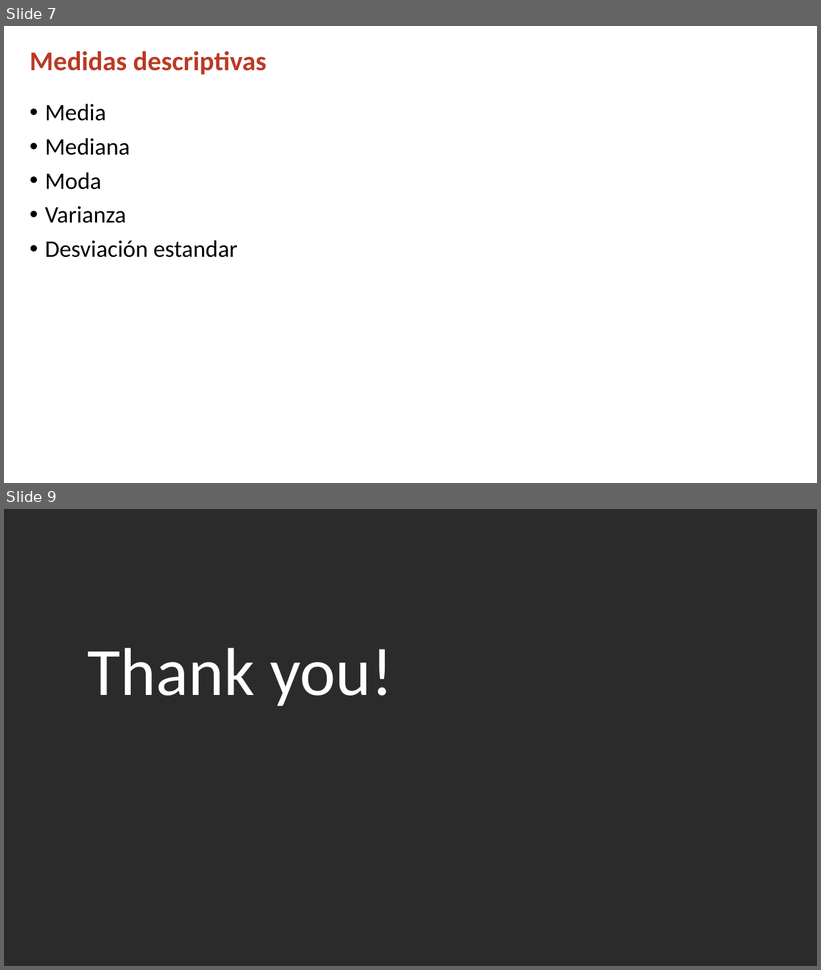
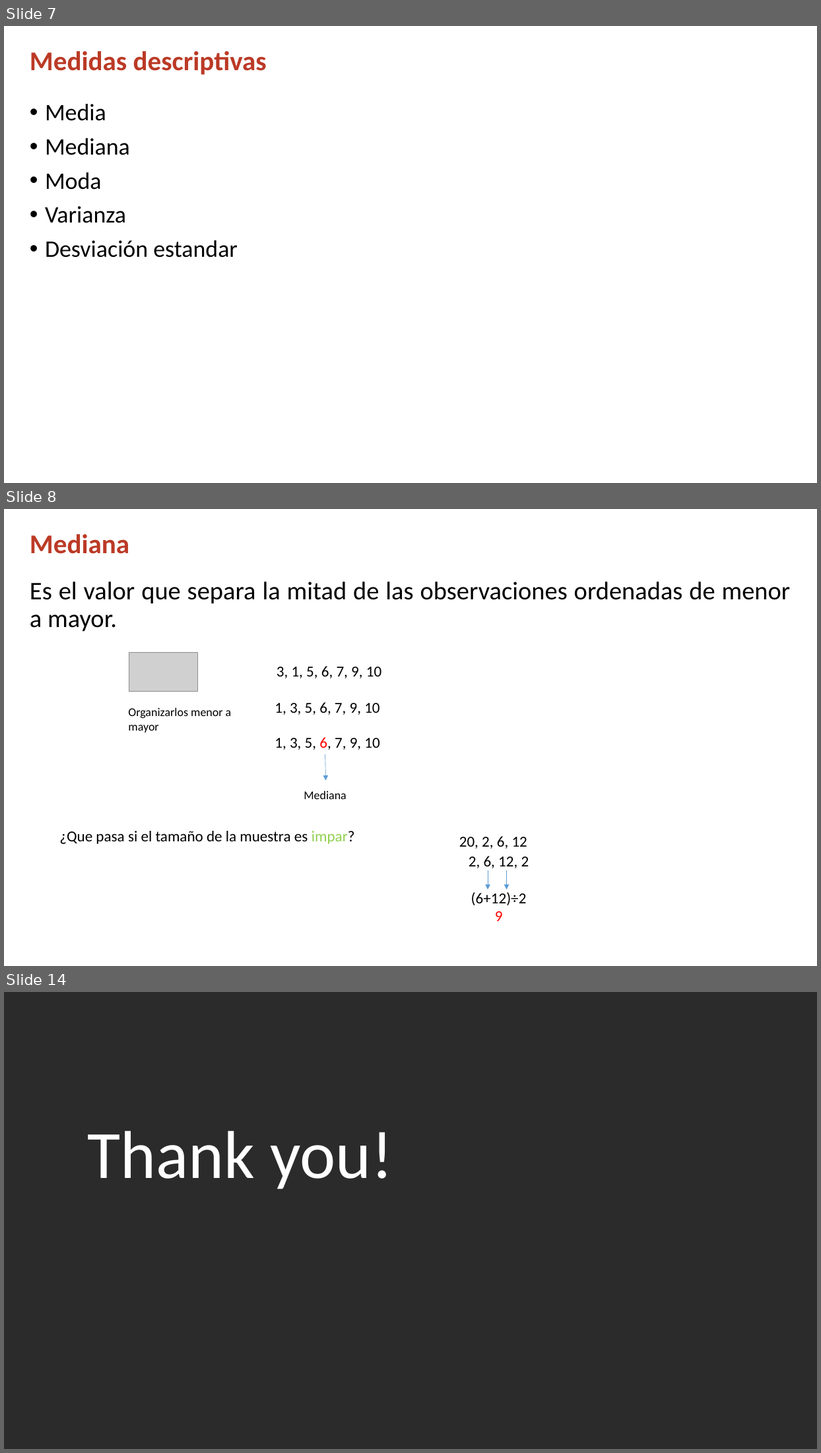
Before and after one commit to j-river1/taller_honduras, a slide deck: DIA_1/Medidas_descriptivas.pptx. Shown one above the other, each under a label of ours: slides 7 and 9 before the commit, slides 7, 8 and 14 after it; the slides between them are not shown. The pictures are 821x970 and 821x1453 pixels, drawn with LibreOffice and Linux fonts; fonts in the diff are those of the drawing; grey boxes stand for pictures; background and template pictures are left out; a plain dark background stands for a picture behind light text. Boxes give left, top, right and bottom in pixels: in the first picture for what was removed or moved away, otherwise in the second. Text is boxed around its words. In the diff, an @@ line names an element or a change of style, - is before the commit and + after.

```diff
--- a/DIA_1/Medidas_descriptivas.pptx
+++ b/DIA_1/Medidas_descriptivas.pptx
@@ slide 8 added at (4, 509, 817, 966), background #FFFFFF @@
@@ title added at (30, 534, 129, 554), 32 pt, text #BB3A26, bold @@
+Mediana
@@ text added at (30, 582, 791, 632), 30 pt, text #000000 @@
+Es el valor que separa la mitad de las observaciones ordenadas de menor a mayor.
@@ picture added at (129, 652, 198, 692) @@
@@ text added at (277, 666, 382, 679), 18 pt, text #000000 @@
+3, 1, 5, 6, 7, 9, 10
@@ text added at (275, 702, 380, 715), 18 pt, text #000000 @@
+1, 3, 5, 6, 7, 9, 10
@@ text added at (128, 708, 232, 733), 14 pt, text #000000 @@
+Organizarlos menor a mayor
@@ text added at (275, 737, 380, 750), 18 pt, text #000000 @@
+1, 3, 5, 6, 7, 9, 10
@@ arrow added from (325, 755) to (326, 780), #5B9BD5 0.5 pt @@
@@ text added at (304, 791, 347, 799), 14 pt, text #000000 @@
+Mediana
@@ text added at (59, 831, 355, 844), 18 pt, text #000000 @@
+¿Que pasa si el tamaño de la muestra es impar?
@@ text added at (459, 836, 527, 849), 18 pt, text #000000 @@
+20, 2, 6, 12
@@ rectangle added at (429, 867, 569, 947), fill #FFFFFF, outline #FFFFFF 1 pt, 18 pt, text #000000 @@
+2, 6, 12, 2
+(6+12)÷2
+9
@@ arrow added from (488, 871) to (488, 890), #5B9BD5 0.5 pt @@
@@ arrow added from (507, 871) to (507, 890), #5B9BD5 0.5 pt @@
@@ what was slide 9 is now slide 14 @@
```
Also in this commit, not shown: 5 other slides added, 1 slide removed.
